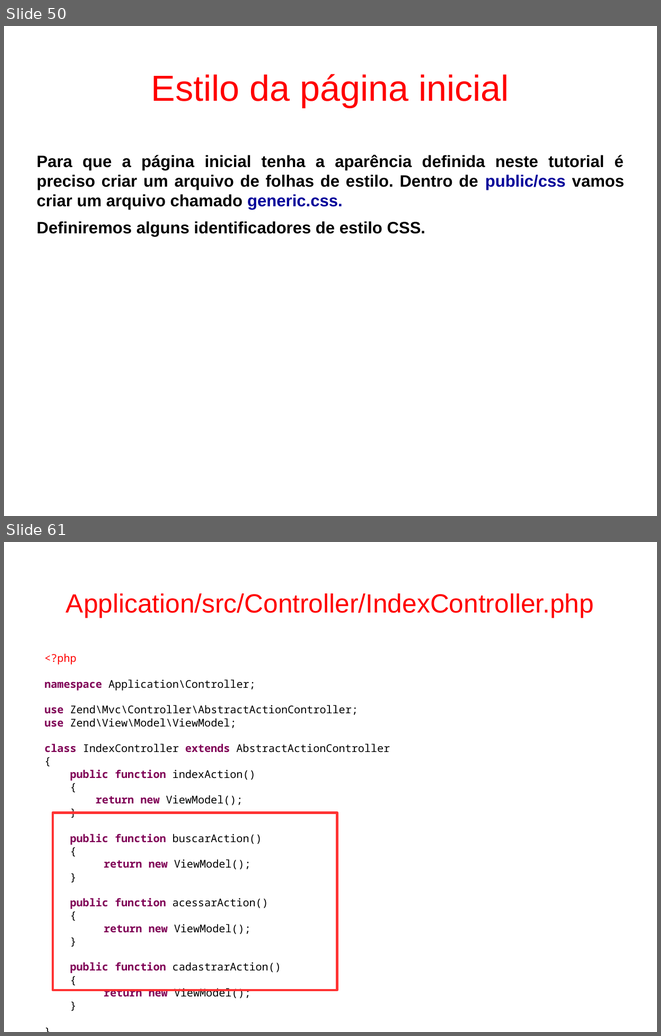
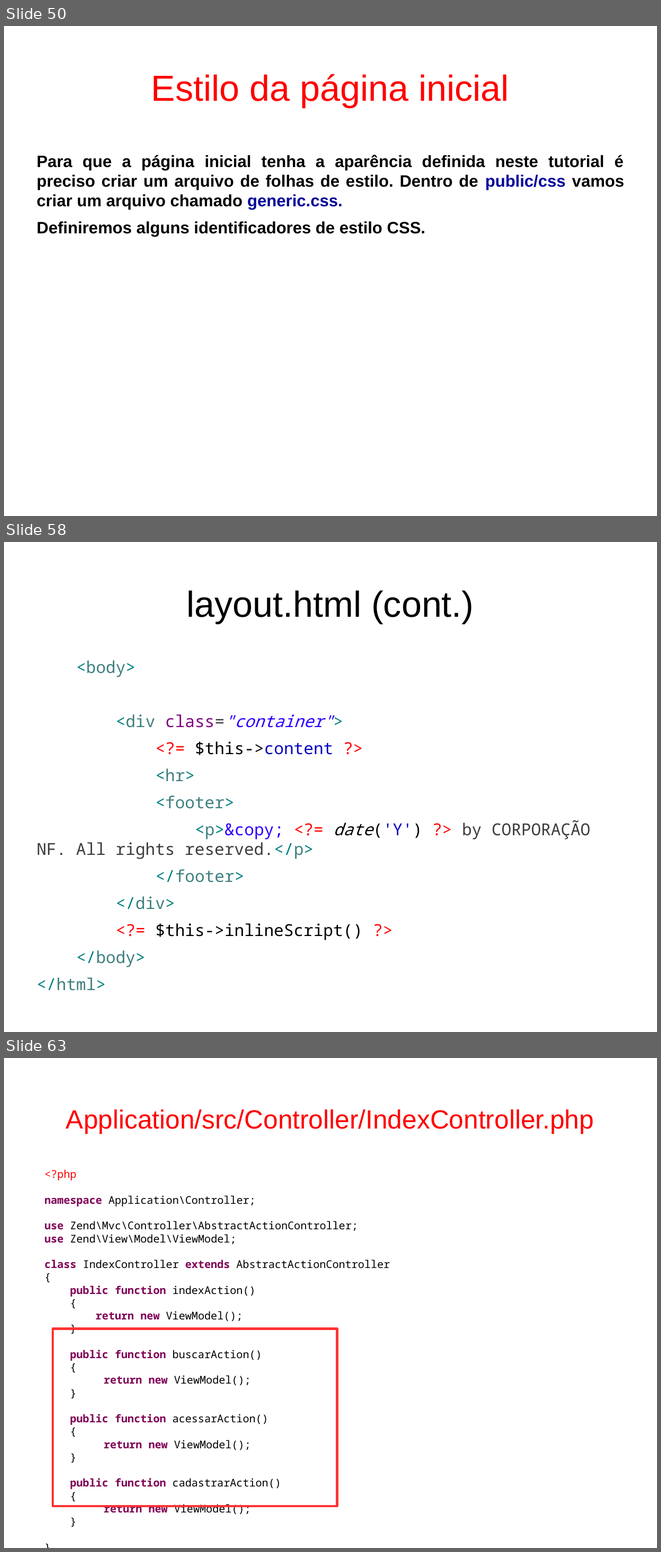
Before and after one commit to fgsl/lojasacme, a slide deck: docs/tutorial.odp. Shown one above the other, each under a label of ours: slides 50 and 61 before the commit, slides 50, 58 and 63 after it; the slides between them are not shown. The pictures are 661x1036 and 661x1552 pixels, drawn with LibreOffice and Linux fonts; fonts in the diff are those of the drawing. Boxes give left, top, right and bottom in pixels: in the first picture for what was removed or moved away, otherwise in the second. Text is boxed around its words. In the diff, an @@ line names an element or a change of style, - is before the commit and + after.

```diff
--- a/docs/tutorial.odp
+++ b/docs/tutorial.odp
@@ slide 58 added at (x1=4, y1=542, x2=657, y2=1032), background #FFFFFF @@
@@ title added at (x1=186, y1=590, x2=474, y2=623), 44 pt, text #000000 @@
+layout.html (cont.)
@@ text added at (x1=37, y1=660, x2=590, y2=990), 20 pt, text #3F7F7F @@
+<body>
+<div class="container">
+<?= $this->content ?>
+<hr>
+<footer>
+<p>&copy; <?= date('Y') ?> by CORPORAÇÃO NF. All rights reserved.</p>
+</footer>
+</div>
+<?= $this->inlineScript() ?>
+</body>
+</html>
@@ what was slide 61 is now slide 63 @@
```
Also in this commit, not shown: 10 slides changed, 2 other slides added, 2 slides removed, 4 other files.
